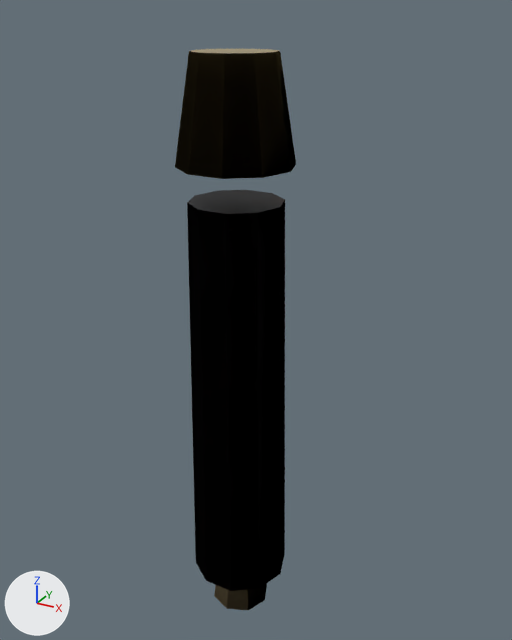
An edit to the Blender file blender_src/props/fire_starter.blend, drawn before and after from the same camera.
Both versions are drawn from a camera (50 mm lens) standing at (0.1007, -0.1716, 0.1802) and looking at (0.0039, 0.0044, 0.0922). The axes (+X, +Y, +Z) are drawn at lower left. The lights are the same throughout. The first picture is the older version.

The scene before the commit, as lines of its bpy script (objects in view):
```python
me_cap = bpy.data.meshes.new('Cap')
me_cap.from_pydata(...)  # 100 vertices, 40 faces; spans x -0.017..0.017, y -0.0162..0.0162, z 0.0..0.03
me_cap.materials.append(mat_m_brass)  # yellow #ddc481
me_tip = bpy.data.meshes.new('Tip')
me_tip.from_pydata(...)  # 80 vertices, 32 faces; spans x -0.01..0.01, y -0.01..0.01, z 0.0..0.03
me_tip.materials.append(mat_m_paperyellow)  # picture img_t_paper_yellow
me_tube = bpy.data.meshes.new('Tube')
me_tube.from_pydata(...)  # 100 vertices, 40 faces; spans x -0.016..0.016, y -0.0152..0.0152, z 0.0..0.13
me_tube.materials.append(mat_m_iron)  # picture img_t_iron
ob_cap = bpy.data.objects.new('Cap', me_cap)
ob_cap.parent = ob_fire_starter
ob_cap.location = (0.0, 0.0, 0.14)
ob_tip = bpy.data.objects.new('Tip', me_tip)
ob_tip.parent = ob_fire_starter
ob_tip.location = (0.0, 0.0, -0.015)
ob_tube = bpy.data.objects.new('Tube', me_tube)
ob_tube.parent = ob_fire_starter
ob_tube.location = (0.0, 0.0, 0.0)
```
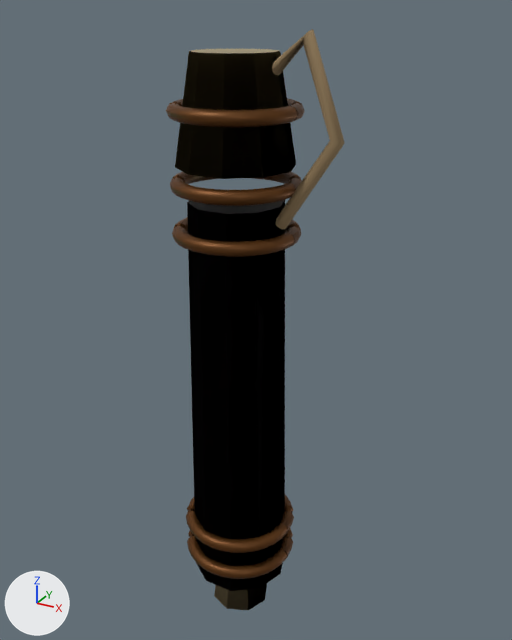
Changed parts and their boxes [x1, y1, x2, y2] in the pictures (512 x 640 px):
'Art_OxidizedBrass', added (brown)
    after: [166, 98, 305, 579]
'Art_FadedThread', added (brown)
    after: [272, 29, 344, 229]

Patch to the scene script:
```diff
--- a/blender_src/props/fire_starter.blend.py
+++ b/blender_src/props/fire_starter.blend.py
@@ img_t_bronze @@
+img_t_bronze = load_image('t_bronze', '_unpacked/t_bronze', 256, 256, 'sRGB')
@@ mat_fadedthread @@
+mat_fadedthread = principled_material('FadedThread')
+mat_fadedthread.base_color = (0.29, 0.2, 0.1)  # brown #937c59
+mat_fadedthread.roughness = 0.89
@@ mat_oxidizedbrass @@
+mat_oxidizedbrass = bpy.data.materials.new('OxidizedBrass')
+# colours: beige #d6af81
+# uses the picture img_t_bronze
@@ me_art_fadedthread @@
+me_art_fadedthread.from_pydata(...)  # 36 vertices, 48 faces; spans x 0.0087..0.032, y -0.002..0.002, z 0.1239..0.1756
+me_art_fadedthread.materials.append(mat_fadedthread)  # brown #937c59
@@ me_art_oxidizedbrass @@
+me_art_oxidizedbrass.from_pydata(...)  # 1485 vertices, 2560 faces; spans x -0.019..0.019, y -0.019..0.019, z 0.007..0.157
+me_art_oxidizedbrass.materials.append(mat_oxidizedbrass)
@@ ob_art_fadedthread @@
+ob_art_fadedthread = bpy.data.objects.new('Art_FadedThread', me_art_fadedthread)
+ob_art_fadedthread.parent = ob_fire_starter
+ob_art_fadedthread.location = (0.0, 0.0, 0.0)
@@ ob_art_oxidizedbrass @@
+ob_art_oxidizedbrass = bpy.data.objects.new('Art_OxidizedBrass', me_art_oxidizedbrass)
+ob_art_oxidizedbrass.parent = ob_fire_starter
+ob_art_oxidizedbrass.location = (0.0, 0.0, 0.0)
```
